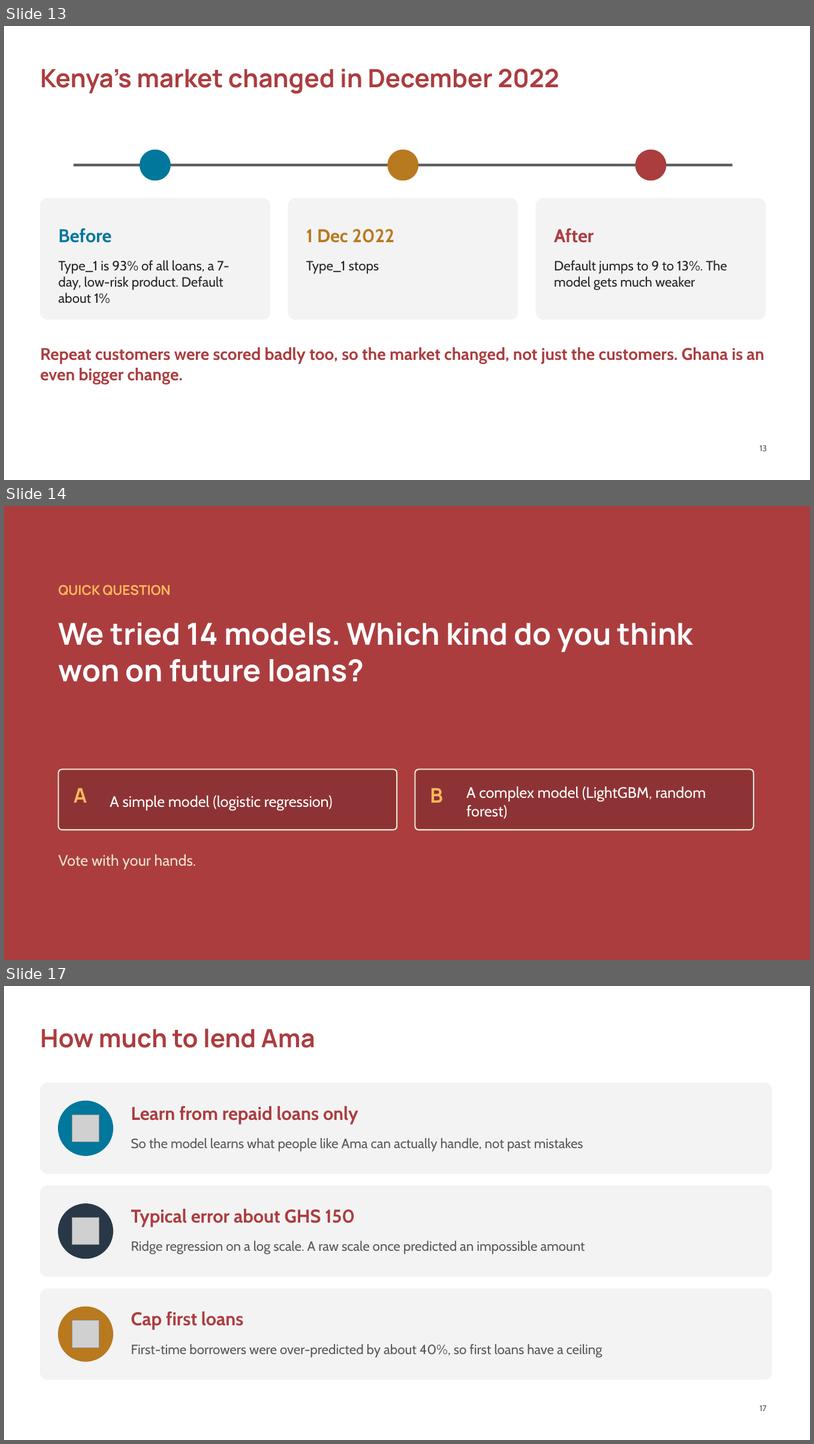
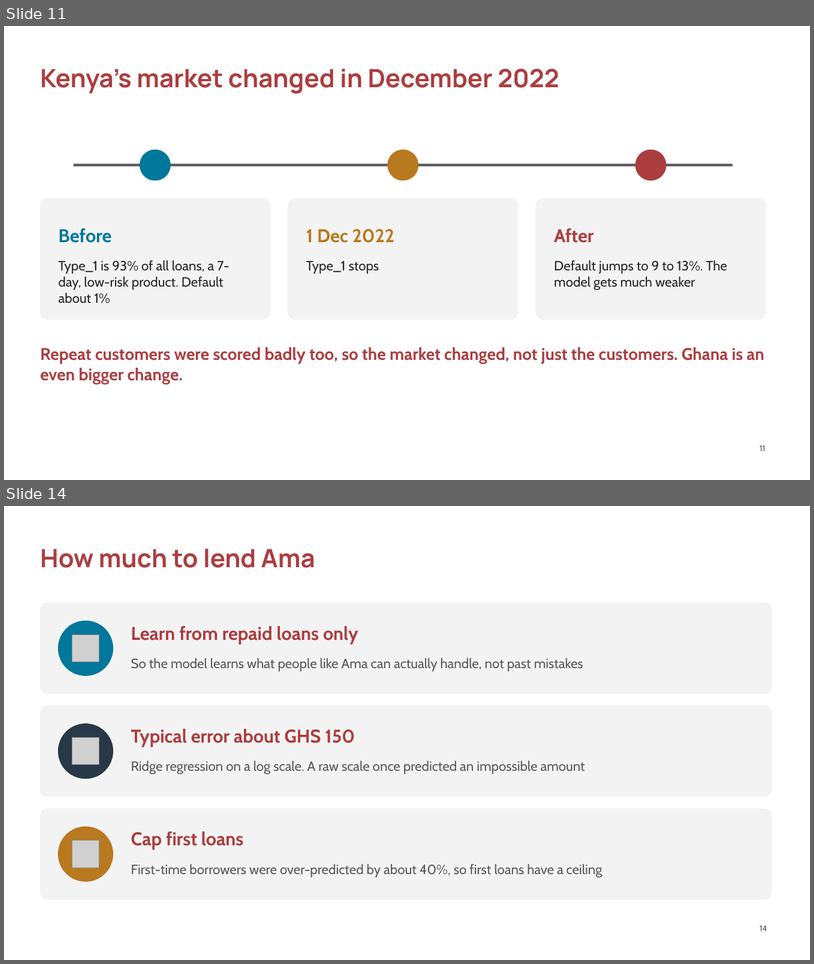
Before and after one commit to ASU-MICS-2028/mle-group-3-prosit-2, a slide deck: slides/NkwaPay_Debrief_Lesson.pptx. Shown one above the other, each under a label of ours: slides 13, 14 and 17 before the commit, slides 11 and 14 after it; the slides between them are not shown. The pictures are 814x1444 and 814x964 pixels, drawn with LibreOffice and Linux fonts; fonts in the diff are those of the drawing; grey boxes stand for pictures; background and template pictures are left out. Boxes give left, top, right and bottom in pixels: in the first picture for what was removed or moved away, otherwise in the second. Text is boxed around its words. In the diff, an @@ line names an element or a change of style, - is before the commit and + after.

```diff
--- a/slides/NkwaPay_Debrief_Lesson.pptx
+++ b/slides/NkwaPay_Debrief_Lesson.pptx
@@ slide 14 removed at bbox=[4, 506, 810, 960], background #AB3D3F @@
@@ text removed at bbox=[59, 585, 171, 595] @@
-QUICK QUESTION
@@ text removed at bbox=[59, 622, 693, 682] @@
-We tried 14 models. Which kind do you think won on future loans?
@@ rounded rectangle removed at bbox=[59, 769, 397, 829] @@
@@ rounded rectangle removed at bbox=[416, 769, 754, 829] @@
@@ text removed at bbox=[74, 788, 87, 802] @@
-A
@@ text removed at bbox=[431, 788, 443, 802] @@
-B
@@ text removed at bbox=[467, 786, 706, 819] @@
-A complex model (LightGBM, random forest)
@@ text removed at bbox=[110, 795, 333, 811] @@
-A simple model (logistic regression)
@@ text removed at bbox=[59, 854, 196, 869] @@
-Vote with your hands.
@@ what was slide 13 is now slide 11 @@
@@ page number at bbox=[760, 445, 766, 451]: text changed @@
-13
+11
@@ what was slide 17 is now slide 14 @@
@@ page number at bbox=[760, 925, 768, 931]: text changed @@
-17
+14
```
Also in this commit, not shown: 2 slides changed, 2 slides added, 5 other slides removed.
